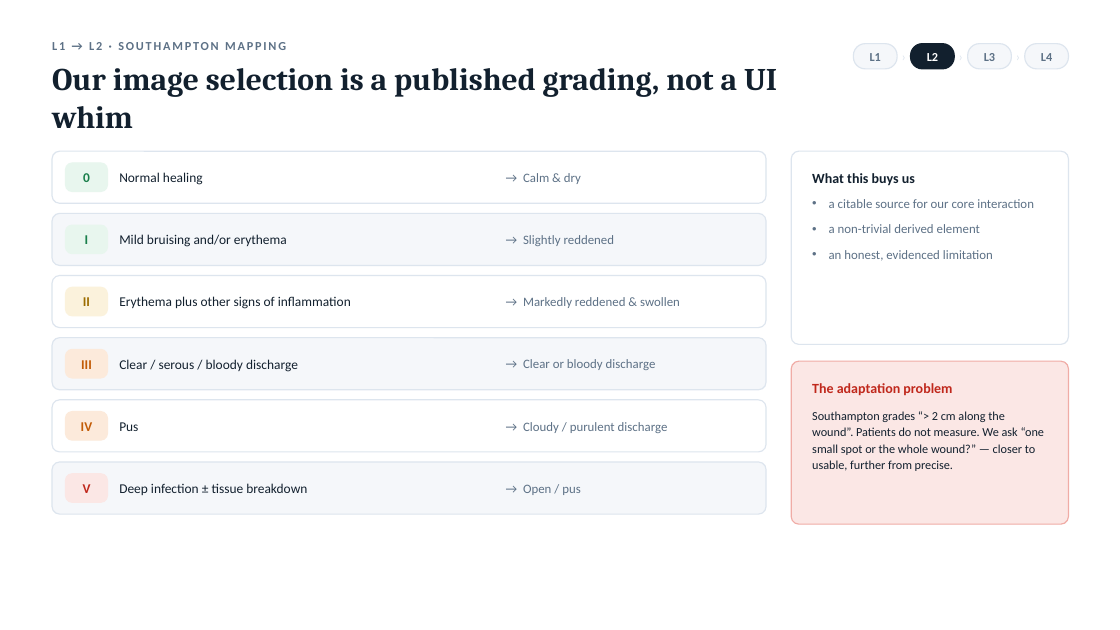
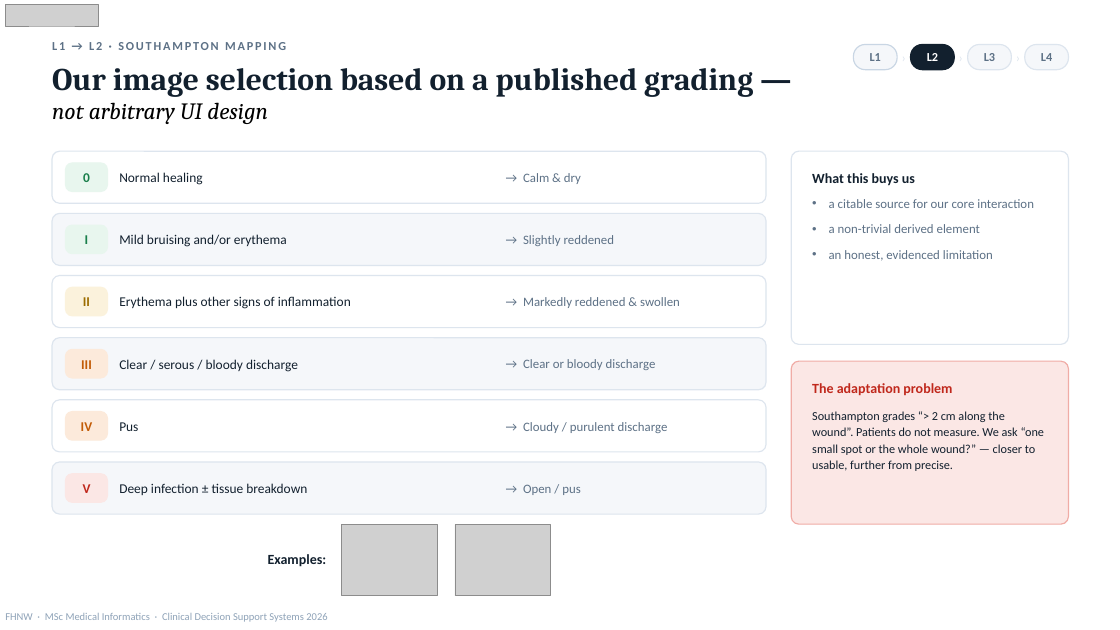
Before and after one commit to Sivanajani/smart-wound-guideline-app, a slide deck: slide 5 of submission/WundCheck_CDSS_Presentation.pptx. Drawn at 1120x630 pixels with LibreOffice and Linux fonts; fonts in the diff are those of the drawing; grey boxes stand for pictures. Boxes give left, top, right and bottom in pixels: in the first picture for what was removed or moved away, otherwise in the second. Text is boxed around its words. In the diff, an @@ line names an element or a change of style, - is before the commit and + after.

```diff
--- a/submission/WundCheck_CDSS_Presentation.pptx
+++ b/submission/WundCheck_CDSS_Presentation.pptx
@@ picture added at (5,4,98,26) @@
@@ rounded rectangle at (854,45,897,70): outline #DDE5EE 1 pt to #C9D6E4 1 pt @@
@@ text at (52,68,753,124): text changed @@
-Our image selection is a published grading, not a UI whim
+Our image selection based on a published grading —
+not arbitrary UI design
@@ picture added at (342,525,438,597) @@
@@ picture added at (455,525,551,597) @@
@@ text added at (268,554,327,567), 12 pt, text #12202E, bold @@
+Examples:
@@ text added at (5,613,327,622), 9 pt, text #8FA3B8 @@
+FHNW · MSc Medical Informatics · Clinical Decision Support Systems 2026
```
Also in this commit, not shown: 24 other slides changed, 1 slide added, 1 slide removed, 4 other files.
